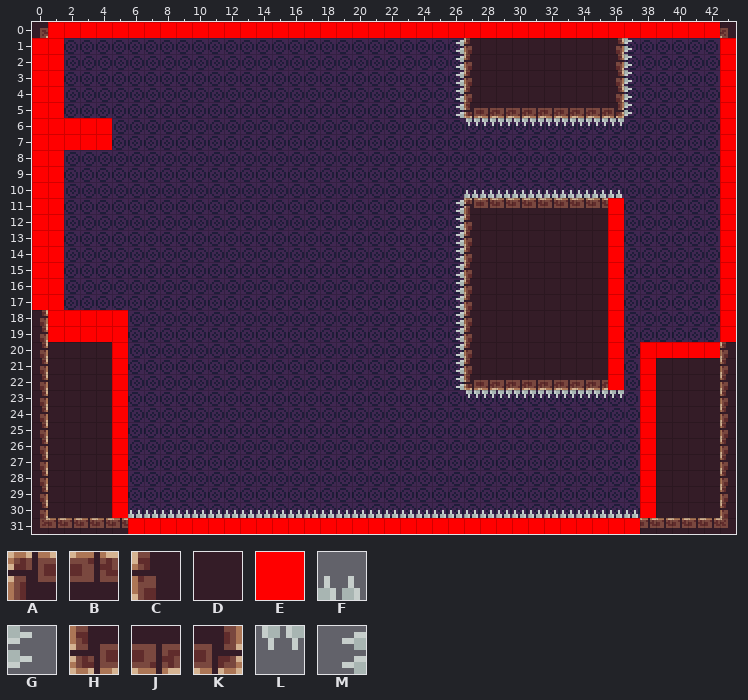
Level history. Tiled map: assets/tilemaps/level_demo_3.tmx. Above: the version before the commit.
Cells are 8x8 px. Shown: x 0..43, y 0..31.
Key: from "tileset_1": A 0, B 1, C 37, D 38, E 78 "collider", F 81 "collider", G 82 "collider", H 111, J 112, K 114, L 118 "collider", M 119 "collider".
_ is an empty cell, # one hidden under a higher layer.
Layers that did not change in this view are not listed.
Layer "foreground" before, first column x 17:
 8 __________________________
 9 __________________________
10 __________FFFFFFFFFF______
11 _________MABBBBBBBB#______
12 _________MCDDDDDDDD#______
13 _________MCDDDDDDDD#______
14 _________MCDDDDDDDD#______
15 _________MCDDDDDDDD#______
16 _________MCDDDDDDDD#______
17 _________MCDDDDDDDD#______
18 _________MCDDDDDDDD#______
19 _________MCDDDDDDDD#______
20 _________MCDDDDDDDD#_#####
21 _________MCDDDDDDDD#_#DDDD
22 _________MHJJJJJJJJ#_#DDDD
23 __________LLLLLLLLLL_#DDDD
24 _____________________#DDDD
Layer "colliders" before, first column x 0:
 0 _EEEEEEEEEEEEEEEEEEEEEEEEEEEEEEEEEEEEEEEEEE_
 1 EE________________________M__________G_____E
 2 EE________________________M__________G_____E
 3 EE________________________M__________G_____E
 4 EE________________________M__________G_____E
 5 EE________________________M__________G_____E
 6 EEEEE______________________LLLLLLLLLL______E
 7 EEEEE______________________________________E
 8 EE_________________________________________E
 9 EE_________________________________________E
10 EE_________________________FFFFFFFFFF______E
11 EE________________________M_________E______E
12 EE________________________M_________E______E
13 EE________________________M_________E______E
14 EE________________________M_________E______E
15 EE________________________M_________E______E
16 EE________________________M_________E______E
17 EE________________________M_________E______E
18 _EEEEE____________________M_________E______E
19 _EEEEE____________________M_________E______E
20 _____E____________________M_________E_EEEEE_
21 _____E____________________M_________E_E_____
22 _____E____________________M_________E_E_____
23 _____E_____________________LLLLLLLLLL_E_____
24 _____E________________________________E_____
25 _____E________________________________E_____
26 _____E________________________________E_____
27 _____E________________________________E_____
28 _____E________________________________E_____
29 _____E________________________________E_____
30 _____EFFFFFFFFFFFFFFFFFFFFFFFFFFFFFFFFE_____
31 ______EEEEEEEEEEEEEEEEEEEEEEEEEEEEEEEE______
Now the later version:
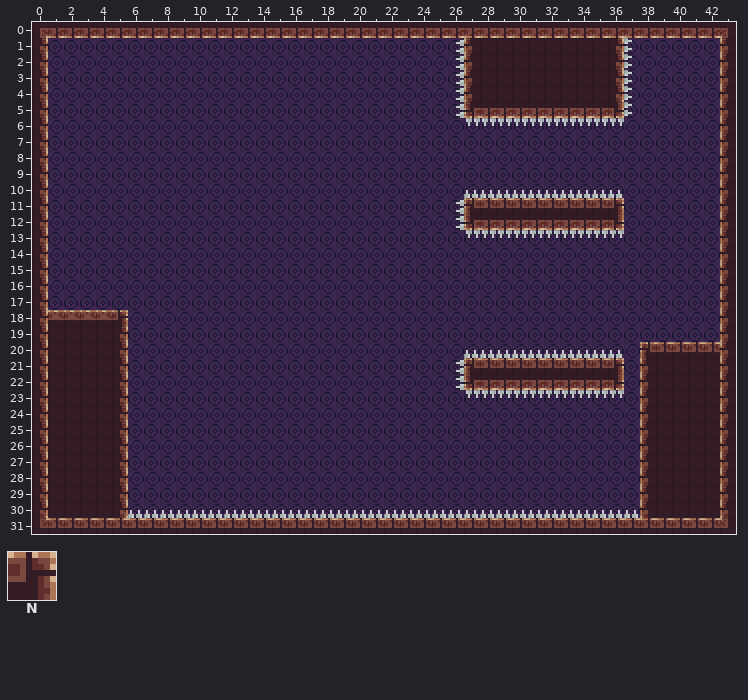
Further tiles: from "tileset_1": N 3.
Diff:
Layer "foreground":
The author changed tile C to tile A in row 21 at x 27.
The author changed tile D to tile B in row 21 at x 28 to 35.
Tile F now appears in row 20 at x 36.
The author changed tile C to tile F in row 20 at x 27.
The author changed tile D to tile F in row 20 at x 28 to 35.
The author changed tile C to tile H in row 12 at x 27.
The author changed tile D to tile J in row 12 at x 28 to 35.
Tile K now appears in row 12 at x 36.
Tile L now appears in row 13 at x 36.
The author changed tile C to tile L in row 13 at x 27.
The author changed tile D to tile L in row 13 at x 28 to 35.
Tile N now appears in row 21 at x 36.
The tile that lay hidden is removed in rows 14 to 19 at x 36.
Tile C is removed in rows 14 to 19 at x 27.
Tile D is removed in rows 14 to 19 at x 28 to 35.
Tile M is removed in rows 13 to 20 at x 26.
Layer "colliders" (now hidden):
Tile E is removed in row 0 at x 1 to 42; in rows 1 to 5 at x 0 to 1 and 43; in rows 6 to 7 at x 0 to 4 and 43; in rows 8 to 10 at x 0 to 1 and 43; in rows 11 to 17 at x 0 to 1, 36 and 43; in rows 18 to 19 at x 1 to 5, 36 and 43.
Tile E is removed in row 20 at x 5, 36 and 38 to 42; in rows 21 to 22 at x 5, 36 and 38; in rows 23 to 30 at x 5 and 38; in row 31 at x 6 to 37.
Tile M is removed in rows 13 to 20 at x 26.
Pixel boxes of the changes (left, top, right, bottom) in both pictures:
changed: (32, 22, 736, 534)
